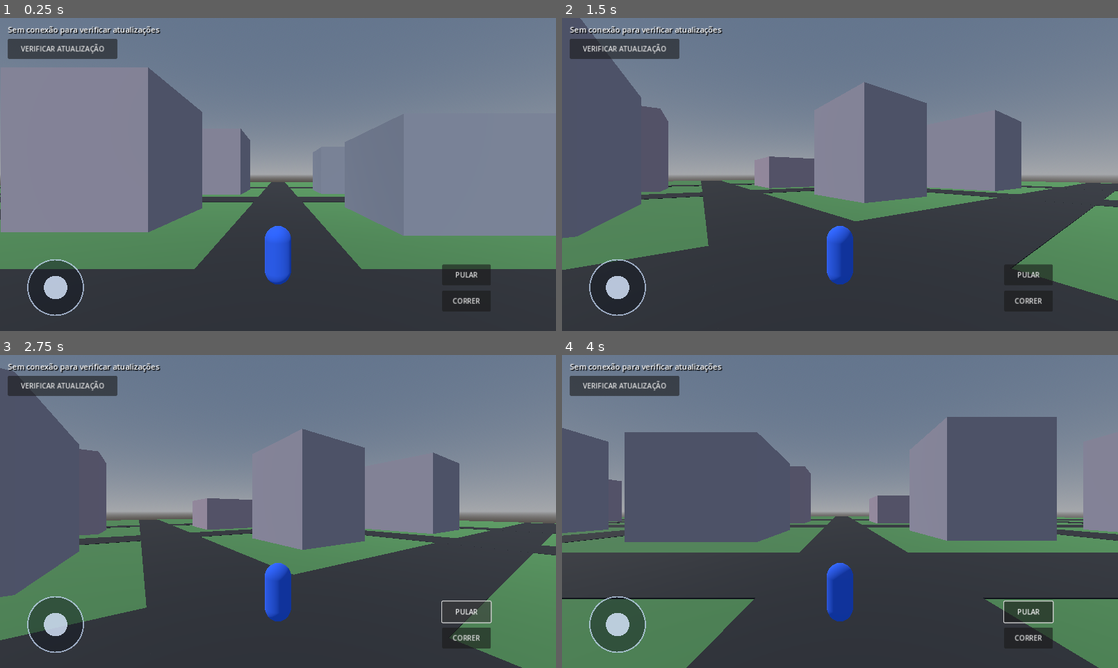
Above: before the commit, frames 1-4 (two rows, left to right).
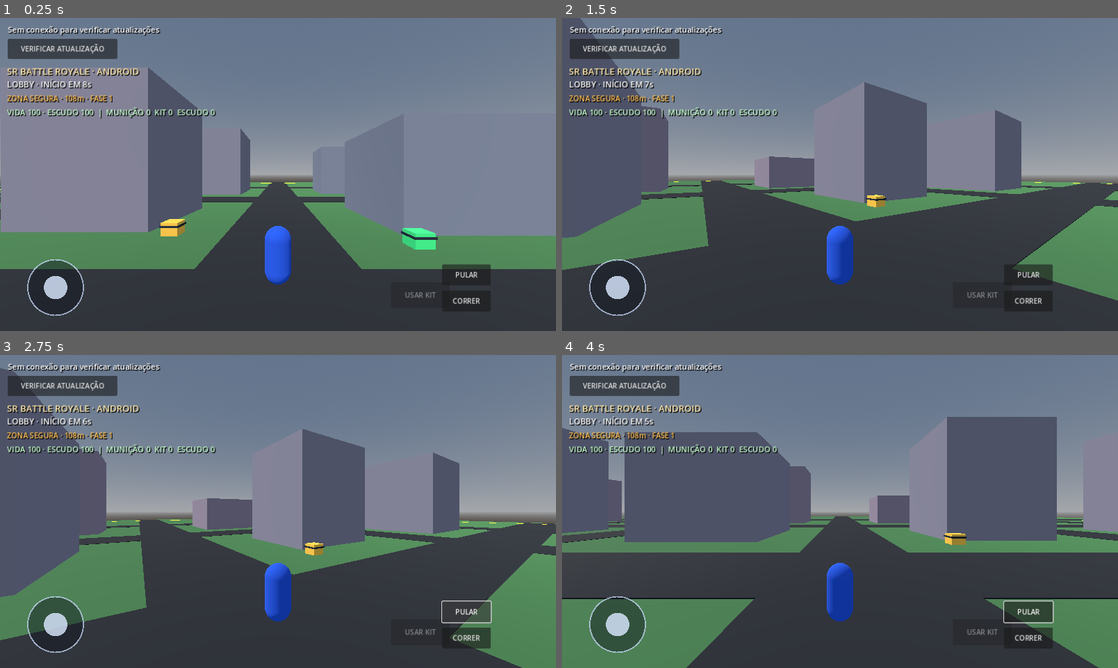
Above: after the commit, the same moments.

Repository: ffuxyxfyxhcocyocg-art/OPEN-WORLD-ANDROID
Game: Godot game, scene res://scenes/main.tscn
Same seed, same stepped clock (60 frames per second), same inputs: the game is played once before the commit and once after it.
Inputs (mouse positions are in pixels of both pictures, inside the frame that each line leads up to):
- Up to frame 1 (0.25 s): no input
- Up to frame 2 (1.5 s): tap Enter (ui_accept) at 0.5 s; drag from (617, 287) to (895, 105) at 0.52 s; drag from (728, 190) to (812, 237) at 1.27 s
- Up to frame 3 (2.75 s): click "PULAR" at 2 s
- Up to frame 4 (4 s): move the mouse to (895, 442) at 2.77 s; hold Right (ui_right) 2.78-3.5 s; drag from (812, 574) to (673, 464) at 3.52 s

The runs differ from the first frame. In frame 1, 2.2% of the frame differs, in the area x 0-79%, y 16-90%; in frame 2, 1.7%; in frame 3, 1.7%; in frame 4, 1.7%.

Commit message:
Wire SR battle royale game manager into native Godot scene

Diff:
--- a/godot/scripts/main.gd
+++ b/godot/scripts/main.gd
@@ -2,7 +2,8 @@
 
 const PlayerScript = preload("res://scripts/player.gd")
 const JoystickScript = preload("res://scripts/mobile_joystick.gd")
-const CURRENT_VERSION := "0.1.1"
+const BattleRoyaleScript = preload("res://scripts/battle_royale.gd")
+const CURRENT_VERSION := "0.2.0-br"
 const UPDATE_INFO_URL := "https://raw.githubusercontent.com/ffuxyxfyxhcocyocg-art/OPEN-WORLD-ANDROID/godot-native/update_info.json"
 
 var player: CharacterBody3D
@@ -16,6 +17,11 @@
 	_build_world()
 	_build_player()
 	_build_hud()
+	var battle := Node3D.new()
+	battle.name = "SRBattleRoyale"
+	battle.set_script(BattleRoyaleScript)
+	battle.setup(player)
+	add_child(battle)
 	_setup_updater()
 	_check_for_updates()
 
